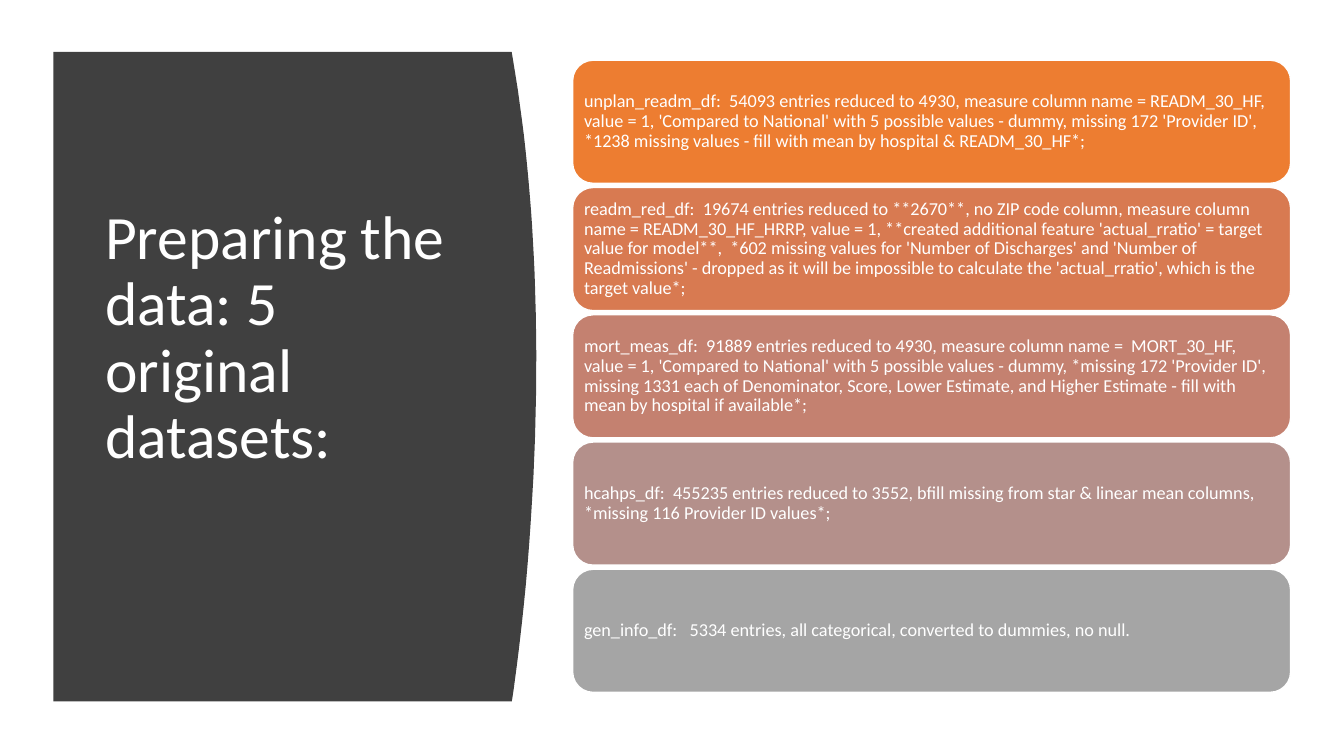
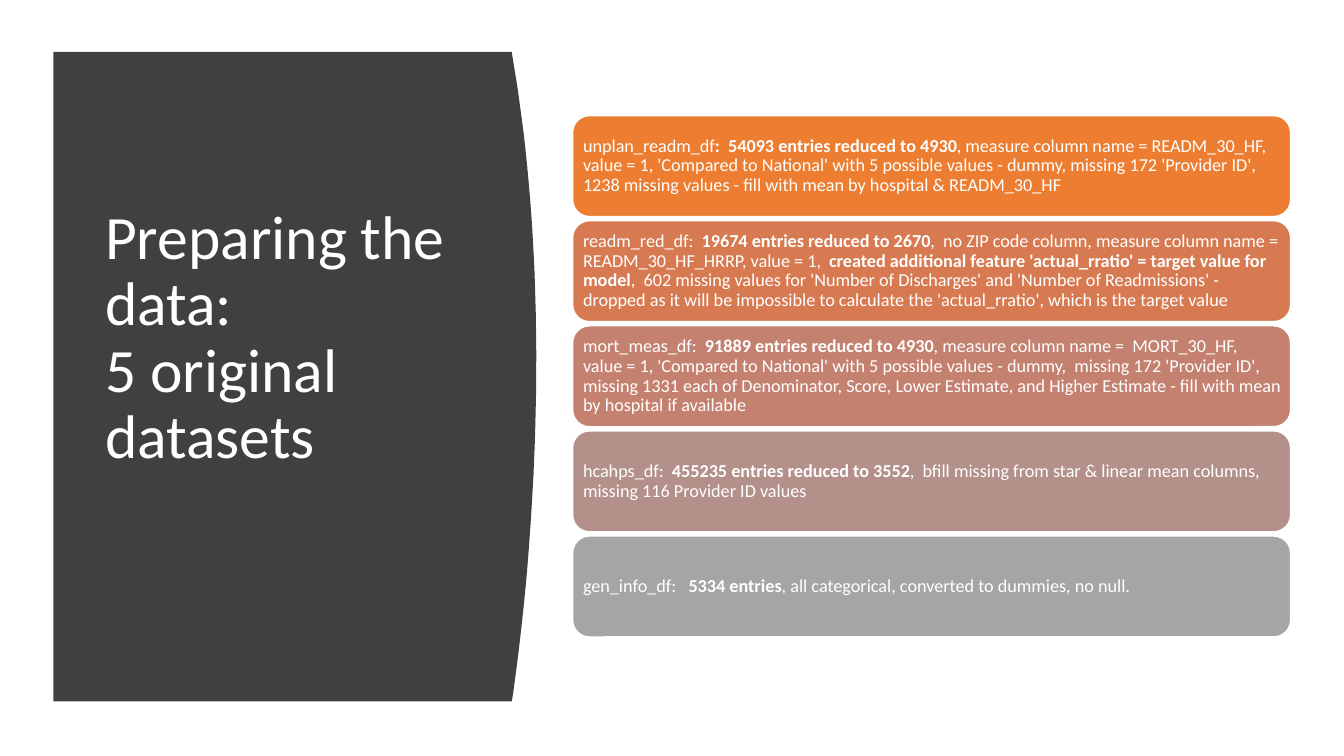
Before and after one commit to kathieking/Thinkful, a slide deck: slide 4 of Capstone 3.pptx. Drawn at 1344x756 pixels with LibreOffice and Linux fonts; fonts in the diff are those of the drawing. Boxes give left, top, right and bottom in pixels: in the first picture for what was removed or moved away, otherwise in the second. Text is boxed around its words. In the diff, an @@ line names an element or a change of style, - is before the commit and + after.

```diff
--- a/Capstone 3.pptx
+++ b/Capstone 3.pptx
@@ rounded rectangle: place and size @@
-rounded rectangle at [573, 60, 1291, 184]
+rounded rectangle at [573, 116, 1291, 217]
@@ text at [583, 139, 1267, 194]: text changed @@
-unplan_readm_df: 54093 entries reduced to 4930, measure column name = READM_30_HF, value = 1, 'Compared to National' with 5 possible values - dummy, missing 172 'Provider ID', *1238 missing values - fill with mean by hospital & READM_30_HF*;
+unplan_readm_df: 54093 entries reduced to 4930, measure column name = READM_30_HF, value = 1, 'Compared to National' with 5 possible values - dummy, missing 172 'Provider ID', 1238 missing values - fill with mean by hospital & READM_30_HF
@@ title at [105, 216, 445, 459]: text changed @@
-Preparing the data: 5 original datasets:
+Preparing the data:
+5 original datasets
@@ rounded rectangle: place and size @@
-rounded rectangle at [573, 188, 1291, 311]
+rounded rectangle at [573, 221, 1291, 322]
@@ text at [583, 234, 1267, 309]: text changed @@
-readm_red_df: 19674 entries reduced to **2670**, no ZIP code column, measure column name = READM_30_HF_HRRP, value = 1, **created additional feature 'actual_rratio' = target value for model**, *602 missing values for 'Number of Discharges' and 'Number of Readmissions' - dropped as it will be impossible to calculate the 'actual_rratio', which is the target value*;
+readm_red_df: 19674 entries reduced to 2670, no ZIP code column, measure column name = READM_30_HF_HRRP, value = 1, created additional feature 'actual_rratio' = target value for model, 602 missing values for 'Number of Discharges' and 'Number of Readmissions' - dropped as it will be impossible to calculate the 'actual_rratio', which is the target value
@@ rounded rectangle: place and size @@
-rounded rectangle at [573, 315, 1291, 438]
+rounded rectangle at [573, 326, 1291, 426]
@@ text at [583, 339, 1281, 414]: text changed @@
-mort_meas_df: 91889 entries reduced to 4930, measure column name = MORT_30_HF, value = 1, 'Compared to National' with 5 possible values - dummy, *missing 172 'Provider ID', missing 1331 each of Denominator, Score, Lower Estimate, and Higher Estimate - fill with mean by hospital if available*;
+mort_meas_df: 91889 entries reduced to 4930, measure column name = MORT_30_HF, value = 1, 'Compared to National' with 5 possible values - dummy, missing 172 'Provider ID', missing 1331 each of Denominator, Score, Lower Estimate, and Higher Estimate - fill with mean by hospital if available
@@ rounded rectangle: place and size @@
-rounded rectangle at [573, 442, 1291, 565]
+rounded rectangle at [573, 431, 1291, 531]
@@ text at [583, 464, 1259, 500]: text changed @@
-hcahps_df: 455235 entries reduced to 3552, bfill missing from star & linear mean columns, *missing 116 Provider ID values*;
+hcahps_df: 455235 entries reduced to 3552, bfill missing from star & linear mean columns, missing 116 Provider ID values
@@ rounded rectangle: place and size @@
-rounded rectangle at [573, 570, 1291, 693]
+rounded rectangle at [573, 536, 1291, 637]
@@ text "gen_info_df: 5334 entries, all categorical, ...": place and size @@
-text "gen_info_df: 5334 entries, all categorical, ..." at [584, 623, 1130, 639]
+text "gen_info_df: 5334 entries, all categorical, ..." at [583, 579, 1130, 595]
@@ text "gen_info_df: 5334 entries, all categorical, ..." at [583, 579, 1130, 595]: bold on in "5334 entries," @@
```
Also in this commit, not shown: 8 other slides changed, 4 slides added, 7 slides removed.
